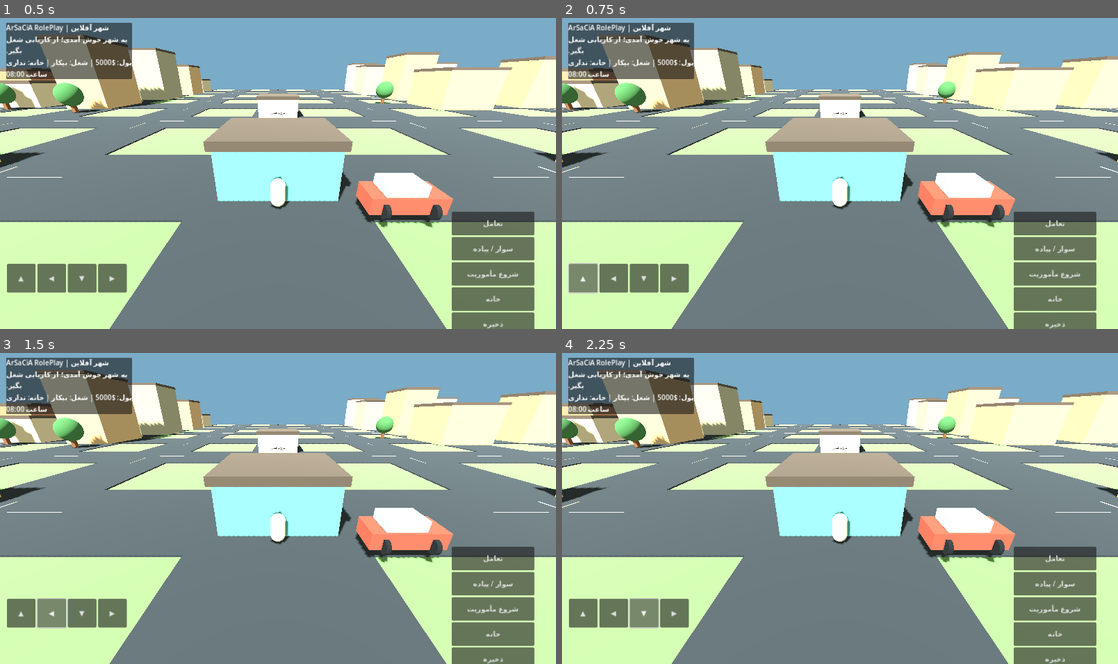
Above: before the commit, frames 1-4 (two rows, left to right).
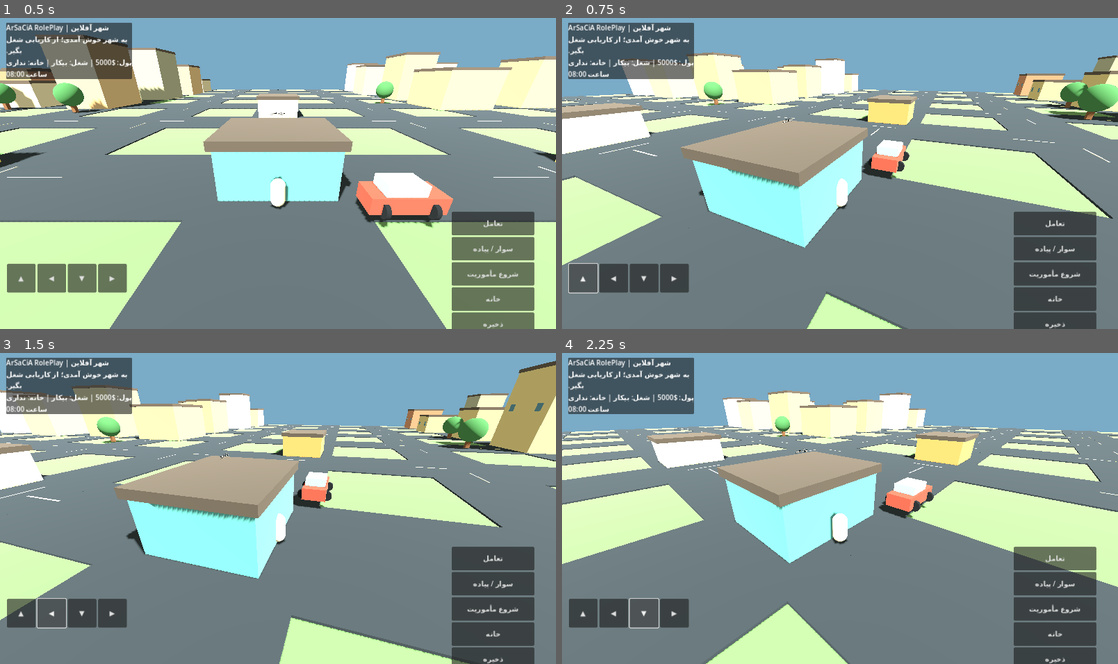
Above: after the commit, the same moments.

Repository: mvarkati1390-lgtm/FreeLife-Game
Game: Godot game, scene res://Main.tscn
Same seed, same stepped clock (60 frames per second), same inputs: the game is played once before the commit and once after it.
Inputs:
- Up to frame 1 (0.5 s): no input
- Up to frame 2 (0.75 s): click "▲" at 0.5 s
- Up to frame 3 (1.5 s): click "◀" at 1.25 s
- Up to frame 4 (2.25 s): click "▼" at 2 s

Frame 1 is identical in both runs. In frame 2, 55% of the frame differs, in the area x 0-100%, y 5-100%; in frame 3, 52%; in frame 4, 57%.
Error before the commit: Invalid call. Nonexistent function 'set_mobile_direction (via call)' in base 'CharacterBody3D (player.gd)'. (res://scripts/main.gd:196)

Commit message:
Add hold-to-move mobile controls

Diff:
--- a/scripts/player.gd
+++ b/scripts/player.gd
@@ -1,25 +1,22 @@
 extends CharacterBody3D
 
 @export var speed := 7.0
+var held := {"up":false,"down":false,"left":false,"right":false}
+var vehicle_mode := false
 
-func move_mobile(direction: String):
-    var movement := Vector3.ZERO
-    match direction:
-        "up": movement.z = -1
-        "down": movement.z = 1
-        "left": movement.x = -1
-        "right": movement.x = 1
-    velocity.x = movement.x * speed
-    velocity.z = movement.z * speed
-    move_and_slide()
+func set_mobile_direction(direction: String, pressed: bool):
+    if held.has(direction):
+        held[direction] = pressed
 
 func _physics_process(_delta):
-    var input_dir := Vector2(
-        Input.get_action_strength("ui_right") - Input.get_action_strength("ui_left"),
-        Input.get_action_strength("ui_down") - Input.get_action_strength("ui_up")
-    )
-    if input_dir.length() > 0:
-        input_dir = input_dir.normalized()
-        velocity.x = input_dir.x * speed
-        velocity.z = input_dir.y * speed
-        move_and_slide()
+    var x := (1.0 if held["right"] else 0.0) - (1.0 if held["left"] else 0.0)
+    var z := (1.0 if held["down"] else 0.0) - (1.0 if held["up"] else 0.0)
+    var movement := Vector3(x,0,z).normalized()
+    if movement.length() > 0.01:
+        velocity.x = movement.x * speed
+        velocity.z = movement.z * speed
+        rotation.y = lerp_angle(rotation.y, atan2(movement.x,movement.z), 0.2)
+    else:
+        velocity.x = move_toward(velocity.x,0, speed * 0.18)
+        velocity.z = move_toward(velocity.z,0, speed * 0.18)
+    move_and_slide()
